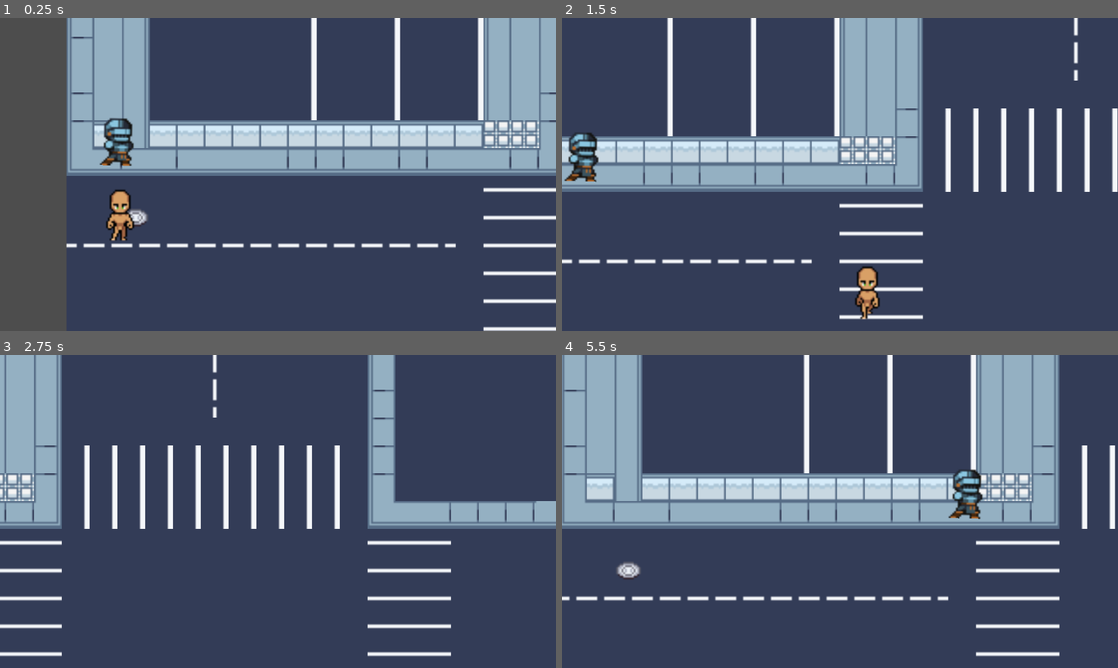
Above: before the commit, frames 1-4 (two rows, left to right).
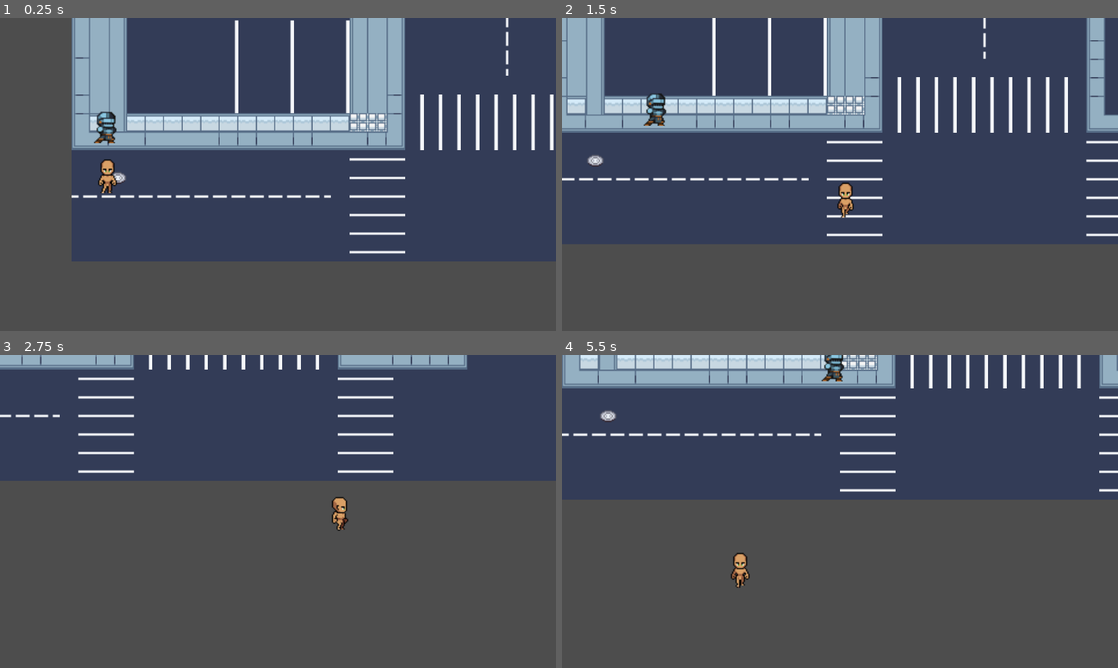
Above: after the commit, the same moments.

Repository: hoaxnt/envelhope-beta
Game: Godot game, scene res://Scenes/main_menu.tscn
Two runs of this game, one before a commit and one after it. Both use one fixed random seed, a clock stepped at 60 frames per second and the inputs below.
Inputs:
- Up to frame 1 (0.25 s): no input
- Up to frame 2 (1.5 s): hold D 0.53-1.28 s; hold Shift 0.53-1.28 s; hold S from 1.28 s (still down); tap Shift at 1.35 s
- Up to frame 3 (2.75 s): release S at 2.03 s; hold D from 2.03 s (still down); hold Shift from 2.03 s (still down)
- Up to frame 4 (5.5 s): release D at 2.78 s; release Shift at 2.78 s; hold W 2.78-3.53 s; tap Shift at 2.85, 4.35 s; hold Shift 3.53-4.28 s; hold A 3.53-5.03 s; hold S from 5.03 s (still down); hold Shift from 5.03 s (still down)

The runs differ from the first frame. In frame 1, 50% of the frame differs, in the area x 11-100%, y 0-100%; in frame 2, 57%; in frame 3, 70%; in frame 4, 79%, in the area x 0-100%, y 0-100%.

Commit message:
minor changes

Diff:
--- a/project.godot
+++ b/project.godot
@@ -18,10 +18,11 @@
 
 [display]
 
-window/size/viewport_width=1280
-window/size/viewport_height=720
-window/size/window_width_override=640
-window/size/window_height_override=360
+window/size/viewport_width=1920
+window/size/viewport_height=1080
+window/size/resizable=false
+window/size/window_width_override=1280
+window/size/window_height_override=720
 window/stretch/mode="viewport"
 
 [editor]
